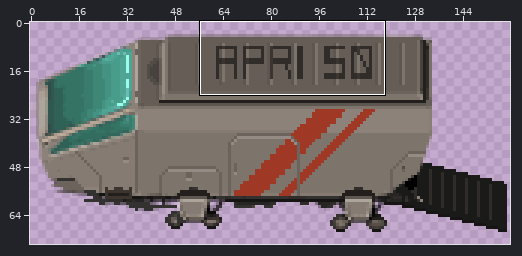
Two versions of one sprite sheet, game_plays/colony/images/spaceship3.png. Above: a wide view before the commit, with the close-up outlined.
Close-up. Before the commit:
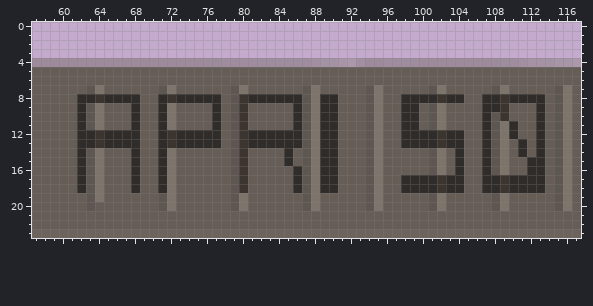
The file is 160x75 pixels. Pixels under 10% opacity are left out. Colours within 5 levels of each other are drawn and written as one. Shown: x 57..117, y 0..23. The wide view leaves out empty margins. The commit also changed other parts of the picture, which this record leaves out.
And afterwards:
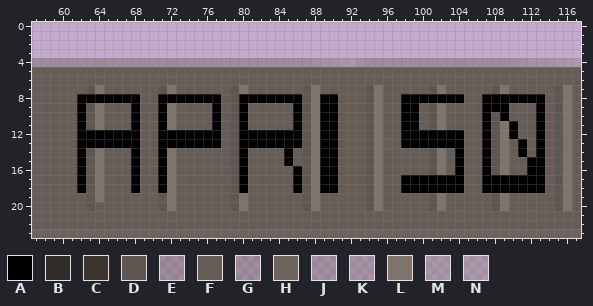
Palette (. is transparent): A #000000  B #302c29  C #3b342f  D #5e5751  E #655d5668  F #655d56  G #69625d68  H #6b635c  J #71696268  K #78716c68  L #7d756c  M #7f797368  N #86807b68
Difference:
Changed rows in their new state; - is an unchanged pixel.
first column x 62:
 8 AAAAAAA--AAAAAAA--AAAAAAA--AA-------AAAAAAA--AAAAAAA
 9 A-----A--A-----A--A-----A--AA-------AA-------AAA---A
10 A-----A--A-----A--A-----A--AA-------AA-------A-A---A
11 A-----A--A-----A--A-----A--AA-------AA-------A--A--A
12 AAAAAAA--AAAAAAA--AAAAAAA--AA-------AAAAAAA--A--A--A
13 AAAAAAA--AAAAAAA--AAAAAAA--AA-------AAAAAAA--A---A-A
14 A-----A--A--------A----A---AA-------------A--A---A-A
15 A-----A--A--------A----A---AA-------------A--A----AA
16 A-----A--A--------A-----A--AA-------------A--A----AA
17 A-----A--A--------A-----A--AA-------AAAAAAA--AAAAAAA
18 A-----A--A--------A-----A--AA-------AAAAAAA--AAAAAAA
Pixel boxes of the changes (left, top, right, bottom) in both close-ups:
changed: (77, 94, 338, 193)
changed: (401, 94, 545, 193)
